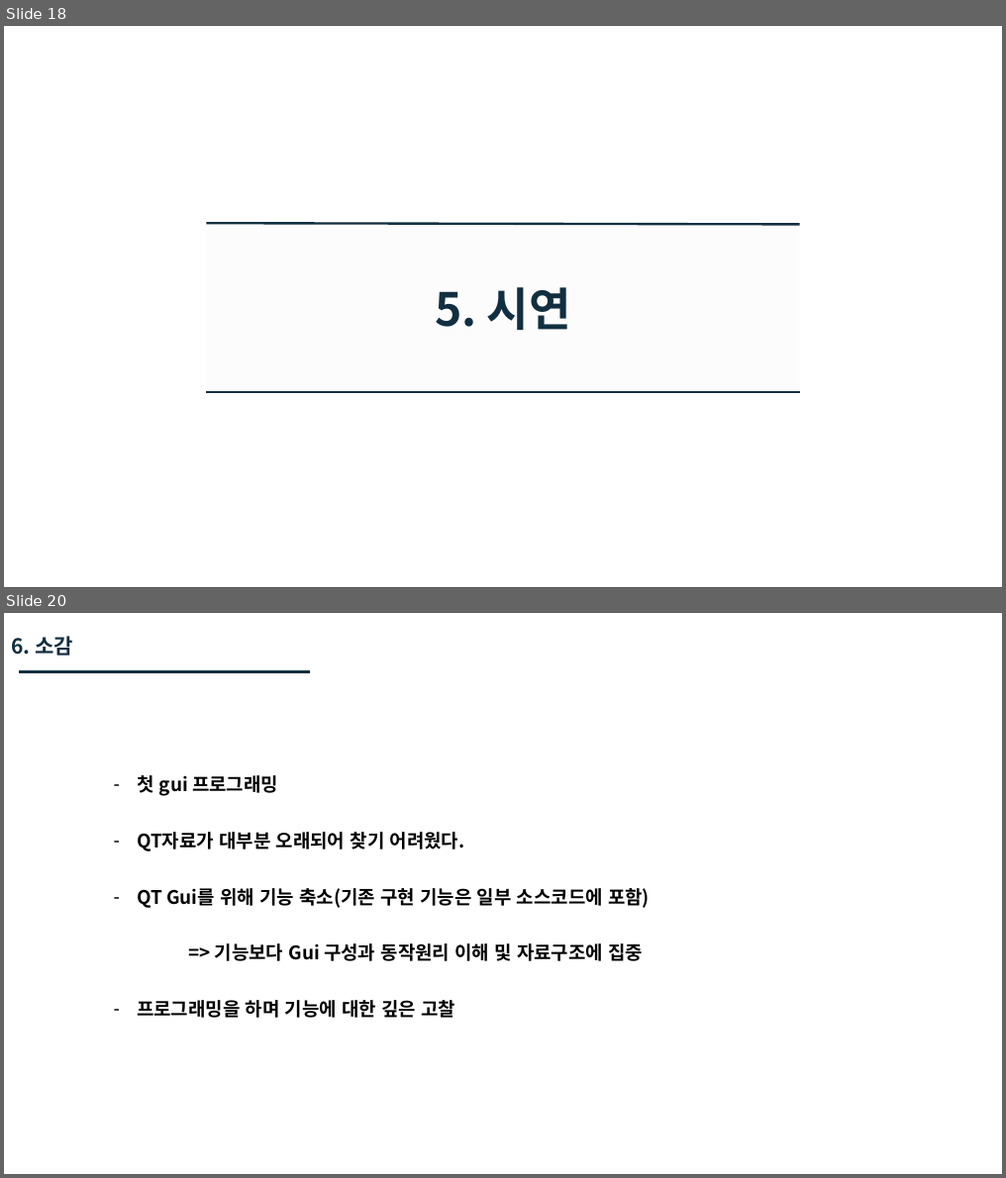
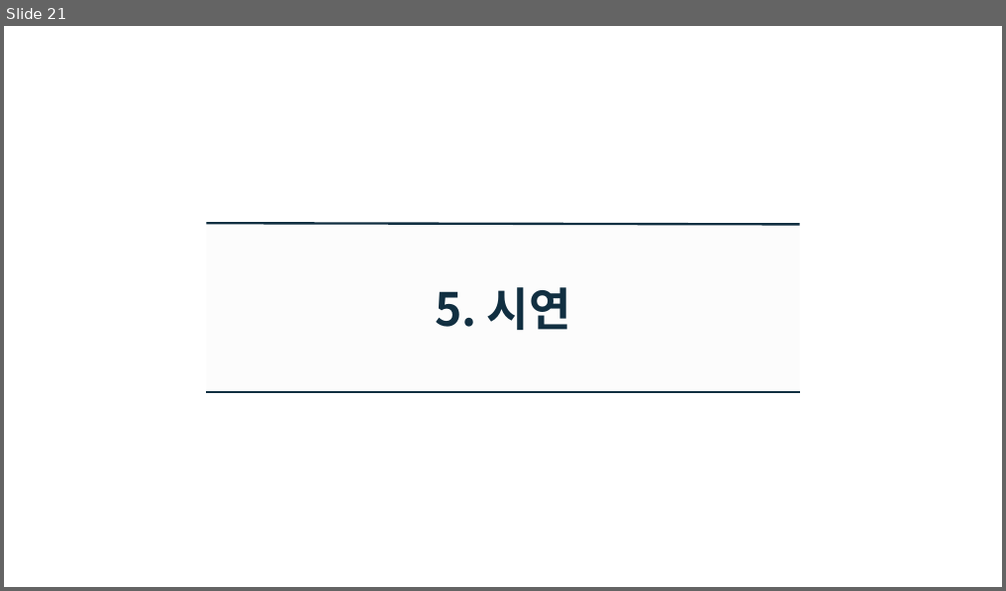
Before and after one commit to GyuhoLee/MPP, a slide deck: doc/모바일프로그래밍 발표.pptx. Shown one above the other, each under a label of ours: slides 18 and 20 before the commit, slide 21 after it; the slides between them are not shown. The pictures are 1006x1178 and 1006x591 pixels, drawn with LibreOffice and Linux fonts; fonts in the diff are those of the drawing; background and template pictures are left out. Boxes give left, top, right and bottom in pixels: in the first picture for what was removed or moved away, otherwise in the second. Text is boxed around its words. In the diff, an @@ line names an element or a change of style, - is before the commit and + after.

```diff
--- a/doc/모바일프로그래밍 발표.pptx
+++ b/doc/모바일프로그래밍 발표.pptx
@@ slide 20 removed at (x1=4, y1=613, x2=1002, y2=1174), background #FFFFFF @@
@@ text removed at (x1=11, y1=636, x2=73, y2=656) @@
-6. 소감
@@ line removed from (19, 672) to (310, 672) @@
@@ text removed at (x1=137, y1=775, x2=649, y2=1018) @@
-– 첫 gui 프로그래밍
-– QT자료가 대부분 오래되어 찾기 어려웠다.
-– QT Gui를 위해 기능 축소(기존 구현 기능은 일부 소스코드에 포함)
-=> 기능보다 Gui 구성과 동작원리 이해 및 자료구조에 집중
-– 프로그래밍을 하며 기능에 대한 깊은 고찰
@@ what was slide 18 is now slide 21 @@
```
Also in this commit, not shown: 3 slides changed, 9 slides added, 6 other slides removed.
